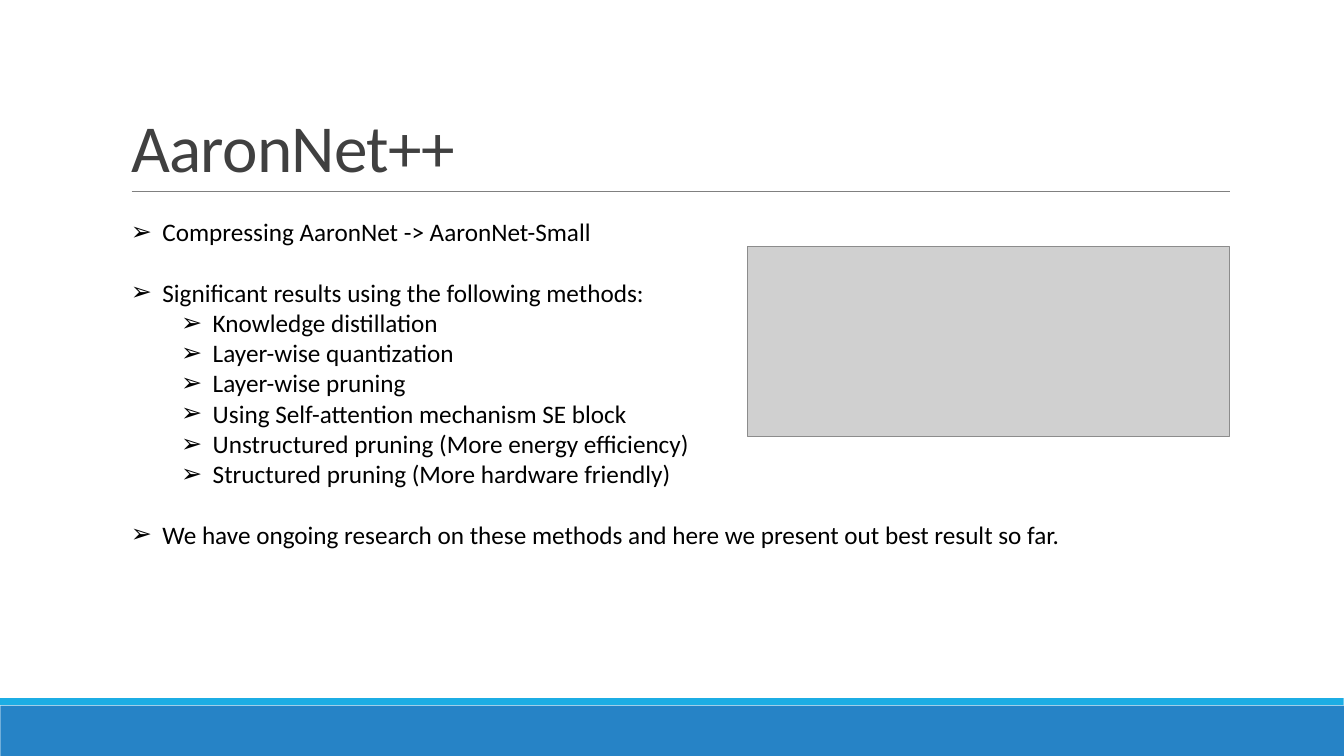
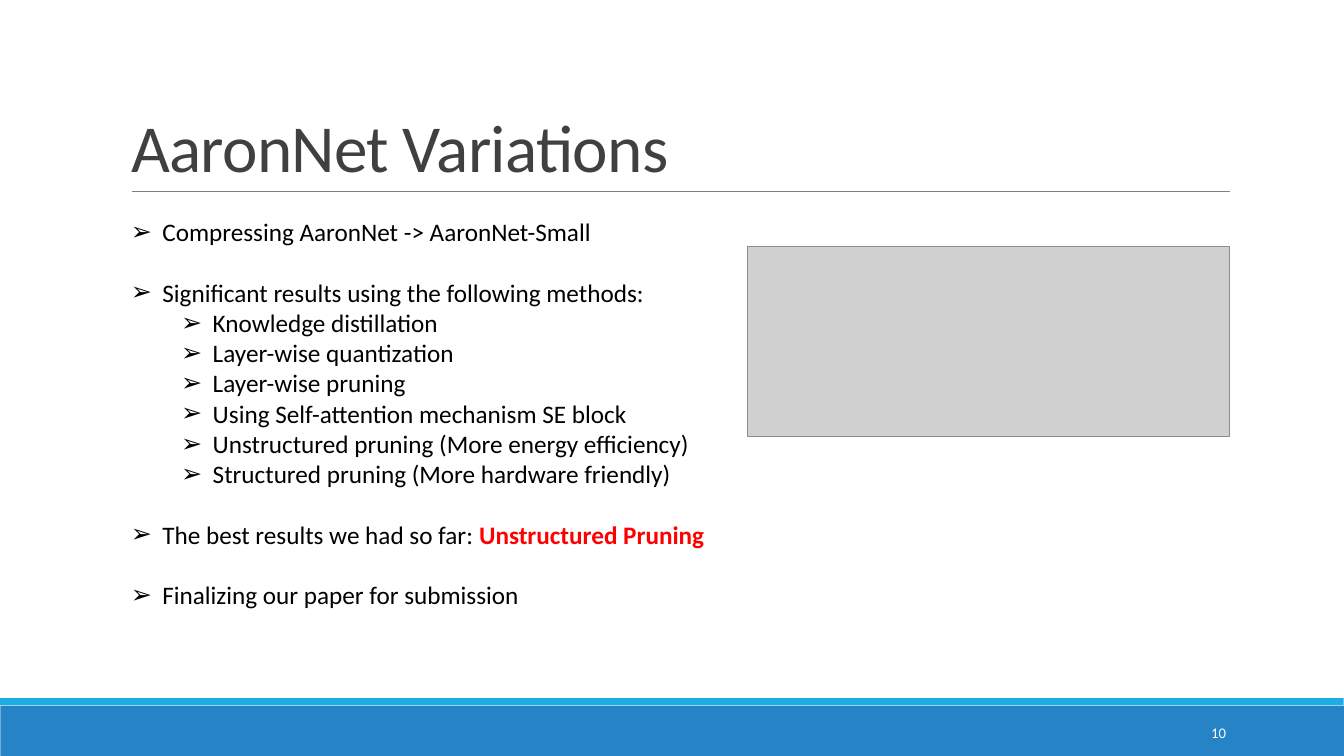
Before and after one commit to ITU-AI-ML-in-5G-Challenge/ITU-ML5G-PS-007-Aaronica, a slide deck: slide 10 of GrandFinale.pptx. Drawn at 1344x756 pixels with LibreOffice and Linux fonts; fonts in the diff are those of the drawing; grey boxes stand for pictures. Boxes give left, top, right and bottom in pixels: in the first picture for what was removed or moved away, otherwise in the second. Text is boxed around its words. In the diff, an @@ line names an element or a change of style, - is before the commit and + after.

```diff
--- a/GrandFinale.pptx
+++ b/GrandFinale.pptx
@@ title at (131, 125, 668, 173): text changed @@
-AaronNet++
+AaronNet Variations
@@ text at (162, 526, 704, 609): text changed @@
-➢ We have ongoing research on these methods and here we present out best result so far.
+➢ The best results we had so far: Unstructured Pruning
+➢ Finalizing our paper for submission
@@ page number added at (1211, 728, 1226, 738), 10.5 pt, text #FFFFFF @@
+10
```
Also in this commit, not shown: 11 other slides changed, 1 slide added, 1 slide removed, 1 other file.
